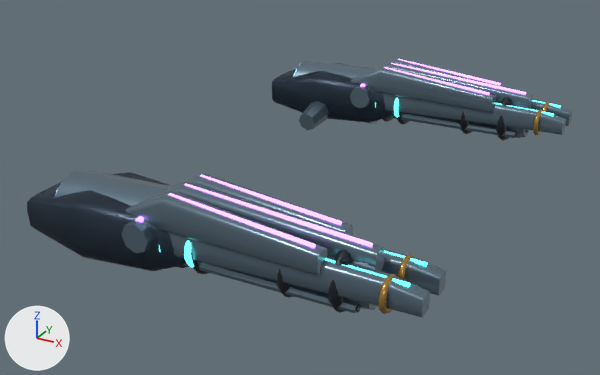
The glTF model art/blender/fittings/wasp/mount.glb as it was, and as the next commit left it.
Rendered twice from a 50 mm lens placed at (20.9, -32.9, 14.8), pointed at (3.6, -1.4, -0.9). Arrows for +X, +Y and +Z are at lower left; the lights stay in place. The first picture is the older version. Where no turn or scale is listed for an object, it has been applied to the vertices.

Before the edit, the objects in view are built like this:
```python
me_armoured_receiver_saddle_006 = bpy.data.meshes.new('Armoured receiver saddle.006')
me_armoured_receiver_saddle_006.from_pydata(...)  # 112 vertices, 216 faces; spans x -4.0..4.0, y -11.8..11.8, z -1.4..1.4
me_armoured_receiver_saddle_006.materials.append(mat_fitting_gunmetal)  # dark blue #415164
me_focus_rail = bpy.data.meshes.new('Focus rail')
me_focus_rail.from_pydata(...)  # 96 vertices, 160 faces; spans x -4.4..4.4, y -11.4..11.4, z -0.6..0.6
me_focus_rail.materials.append(mat_m_array_emitter)  # purple #d489ff, glowing purple #d489ff
me_inboard_saddle_brace_004 = bpy.data.meshes.new('Inboard saddle brace.004')
me_inboard_saddle_brace_004.from_pydata(...)  # 316 vertices, 592 faces; spans x -6.2..6.2, y -11.8..11.8, z -1.8..1.8
me_inboard_saddle_brace_004.materials.append(mat_brushed_fitting_edges)  # greyish blue #6c8190
ob_m_array_brushed_fitting_edges = bpy.data.objects.new('m_array Brushed fitting edges', me_inboard_saddle_brace_004)
ob_m_array_brushed_fitting_edges.location = (5.08, 0.0, 0.55)
ob_m_array_m_array_emitter = bpy.data.objects.new('m_array m_array emitter', me_focus_rail)
ob_m_array_m_array_emitter.location = (6.58, 0.0, 1.77)
ob_m_siege_fitting_gunmetal = bpy.data.objects.new('m_siege Fitting gunmetal', me_armoured_receiver_saddle_006)
ob_m_siege_fitting_gunmetal.location = (0.3, 0.0, 0.21)
# also in view: 'm_heavy Brushed fitting edges' at (5.1, 0.0, 0.1); 'm_rotary Machined graphite' at (9.4, 0.0, 0.3); 'm_siege Champagne gold edging' at (12.0, 0.0, 0.5); 'm_siege Brushed fitting edges' at (6.1, 0.0, 0.1); 'm_rotary Brushed fitting edges' at (4.3, 0.0, 0.3)
```
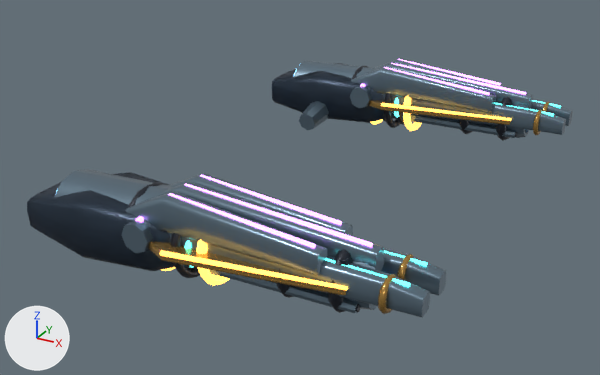
The change, as a list of edits to the scene's bpy script:
```text
Add mat_m_solarfang_emitter:
    mat_m_solarfang_emitter = principled_material('m_solarfang emitter')
    mat_m_solarfang_emitter.base_color = (1.0, 0.47, 0.08)  # orange #ffb650
    mat_m_solarfang_emitter.metallic = 0.1
    mat_m_solarfang_emitter.roughness = 0.28
    mat_m_solarfang_emitter.emission_color = (1.0, 0.47, 0.08)  # orange #ffb650
    mat_m_solarfang_emitter.emission_strength = 2.8
Add me_solar_heat_sink_fin:
    me_solar_heat_sink_fin.from_pydata(...)  # 576 vertices, 1168 faces; spans x -1.3..1.3, y -11.4..11.4, z -1.6..1.6
    me_solar_heat_sink_fin.materials.append(mat_machined_graphite)  # dark blue #232934
Add me_hot_inner_lip_014:
    me_hot_inner_lip_014.from_pydata(...)  # 960 vertices, 1920 faces; spans x -4.1..4.1, y -12.2..12.2, z -1.6..1.6
    me_hot_inner_lip_014.materials.append(mat_m_solarfang_emitter)  # orange #ffb650, glowing orange #ffb650
Add me_solar_fang:
    me_solar_fang.from_pydata(...)  # 192 vertices, 368 faces; spans x -4.7..4.7, y -12.1..12.1, z -0.2..0.2
    me_solar_fang.materials.append(mat_champagne_gold_edging)  # orange #b68e49
Add ob_m_solarfang_machined_graphite:
    ob_m_solarfang_machined_graphite = bpy.data.objects.new('m_solarfang Machined graphite', me_solar_heat_sink_fin)
    ob_m_solarfang_machined_graphite.location = (2.65, 0.0, 0.3)
Add ob_m_solarfang_m_solarfang_emitter:
    ob_m_solarfang_m_solarfang_emitter = bpy.data.objects.new('m_solarfang m_solarfang emitter', me_hot_inner_lip_014)
    ob_m_solarfang_m_solarfang_emitter.location = (6.59, 0.0, 0.3)
Add ob_m_solarfang_champagne_gold_edging:
    ob_m_solarfang_champagne_gold_edging = bpy.data.objects.new('m_solarfang Champagne gold edging', me_solar_fang)
    ob_m_solarfang_champagne_gold_edging.location = (6.0, 0.0, 0.42)
```

What differs and where, as boxes [x1, y1, x2, y2] in the pictures (600 x 375 px):
'm_solarfang Champagne gold edging', added (mostly hidden)
    after: [148, 100, 510, 295]
'm_solarfang m_solarfang emitter', added (mostly hidden)
    after: [160, 95, 512, 291]
'm_solarfang Machined graphite', added (mostly hidden)
    after: [129, 65, 400, 278]
